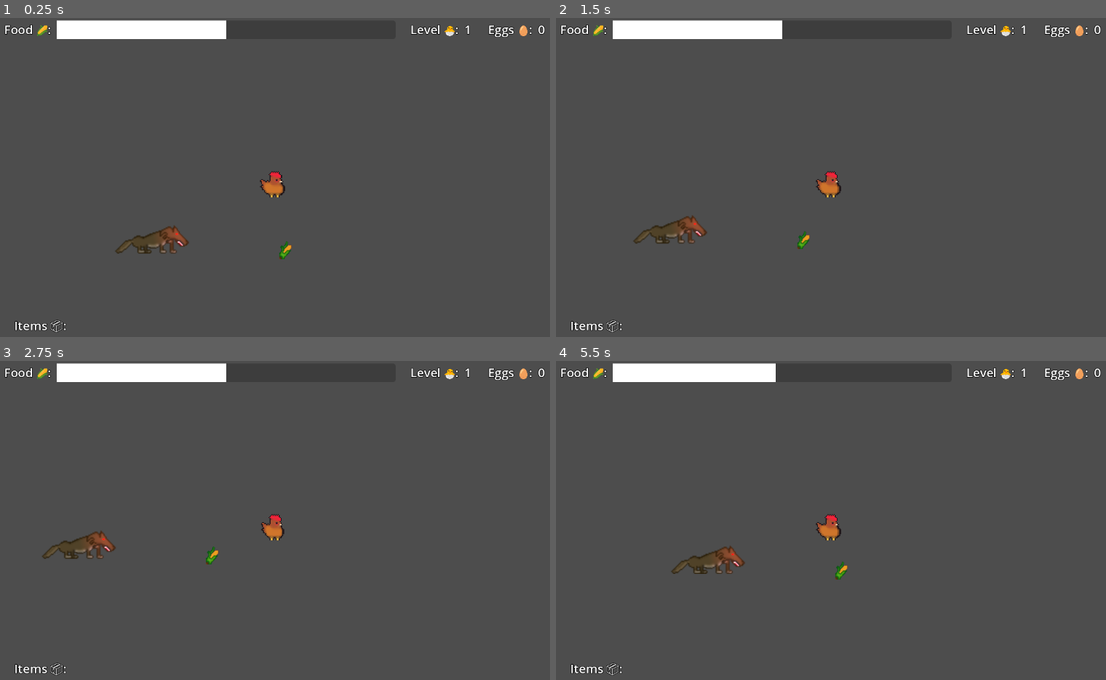
Above: before the commit, frames 1-4 (two rows, left to right).
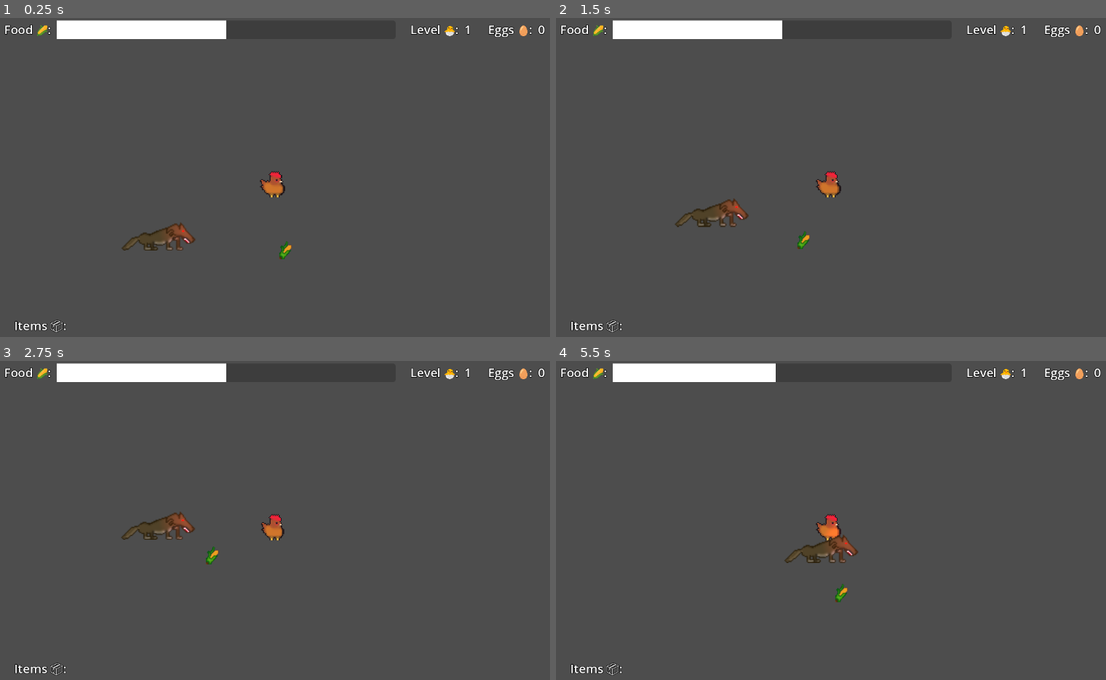
Above: after the commit, the same moments.

Repository: jackfruitgames/chickeeen
Game: Godot game, scene res://scenes/testscene/testscene.tscn
Two runs of this game, one before a commit and one after it. Both use one fixed random seed, a clock stepped at 60 frames per second and the inputs below. This scene is started directly instead of the project's main scene.
Inputs:
- Up to frame 1 (0.25 s): no input
- Up to frame 2 (1.5 s): hold Right (move_right) 0.53-1.28 s; tap E (lay_egg) at 0.6 s; hold Down (move_down) from 1.28 s (still down); tap Q (sleep) at 1.35 s
- Up to frame 3 (2.75 s): release Down (move_down) at 2.03 s; hold Right (move_right) from 2.03 s (still down); tap Space (sprint) at 2.1 s
- Up to frame 4 (5.5 s): release Right (move_right) at 2.78 s; hold Up (move_up) 2.78-3.53 s; tap one key every 0.75 s from 2.85 s: E (lay_egg) Q (sleep) Space (sprint) E (lay_egg); hold Left (move_left) 3.53-5.03 s; hold Down (move_down) from 5.03 s (still down)

The runs differ from the first frame. In frame 1, 0.5% of the frame differs, in the area x 20-36%, y 64-74%; in frame 2, 1.1%; in frame 3, 1.1%; in frame 4, 1.4%, in the area x 20-55%, y 51-76%.

Commit message:
💅 Cleanup wolf scripts by moving the collider into own script
And also speed the wolf up

Diff:
--- a/scenes/wolf/movement.gd
+++ b/scenes/wolf/movement.gd
@@ -1,31 +1,26 @@
 extends NavigationAgent2D
 
-const SPEED := 300
+const SPEED := 900
+const REACH_DISTANCE = 200
 
 var player = null
 var wolf = null
 
 func _ready():
 	player = get_tree().get_root().get_node_or_null("/root/outdoors/chicken")
-	var nav_map = get_tree().get_root().get_node_or_null("/root/outdoors/Map")
-	if nav_map:
-		set_navigation_map(nav_map)
 	wolf = get_parent()
+	if not player:
+		player = get_tree().get_root().get_node_or_null("/root/testscene/chicken")
 	if player:
-		print("set target")
+		print("wolf did set target to player")
 		target_position = player.global_position
 
 func _physics_process(delta):
 	if not is_navigation_finished() and player:
 		target_position = player.global_position
-		if distance_to_target() < 200:
+		if distance_to_target() < REACH_DISTANCE:
 			var next_direction = get_next_path_position()
 			var current_enemy_position = wolf.global_position
 			var target_direction = (next_direction - current_enemy_position).normalized()
 			wolf.velocity = target_direction * (SPEED * delta)
 			wolf.move_and_slide()
-		for i in wolf.get_slide_collision_count():
-			var collision = wolf.get_slide_collision(i)
-			if collision.get_collider().is_in_group("player"):
-				print("Death by wolf: ", collision.get_collider().name)
-				get_tree().change_scene_to_file("res://scenes/gameover/gameover.tscn")
--- a/scenes/wolf/wolf.tscn
+++ b/scenes/wolf/wolf.tscn
@@ -1,6 +1,7 @@
-[gd_scene load_steps=7 format=3 uid="uid://b6gdw1paj3son"]
+[gd_scene load_steps=8 format=3 uid="uid://b6gdw1paj3son"]
 
 [ext_resource type="Texture2D" uid="uid://bf3f3hm601mco" path="res://scenes/wolf/Wolf-0002.png" id="2_etrxf"]
+[ext_resource type="Script" path="res://scenes/wolf/wolfCollider.gd" id="2_htlh1"]
 [ext_resource type="Script" path="res://scenes/wolf/movement.gd" id="3_7ieju"]
 [ext_resource type="Script" path="res://scenes/wolf/killOnDay.gd" id="4_5u0x1"]
 
@@ -30,6 +31,7 @@
 position = Vector2(2, 2)
 rotation = 1.5708
 shape = SubResource("CapsuleShape2D_q5wqx")
+script = ExtResource("2_htlh1")
 
 [node name="killOnDay" type="Node" parent="."]
 script = ExtResource("4_5u0x1")
--- /dev/null
+++ b/scenes/wolf/wolfCollider.gd
@@ -0,0 +1,9 @@
+extends CollisionShape2D
+
+func _physics_process(delta):
+	var wolf := get_parent()
+	for i in wolf.get_slide_collision_count():
+		var collision = wolf.get_slide_collision(i)
+		if collision.get_collider().is_in_group("player"):
+			print("Death by wolf")
+			get_tree().change_scene_to_file("res://scenes/gameover/gameover.tscn")
Binary file removed: scenes/wolf/fakeWolf.png
Not shown, removed: scenes/wolf/fakeWolf.png.import
